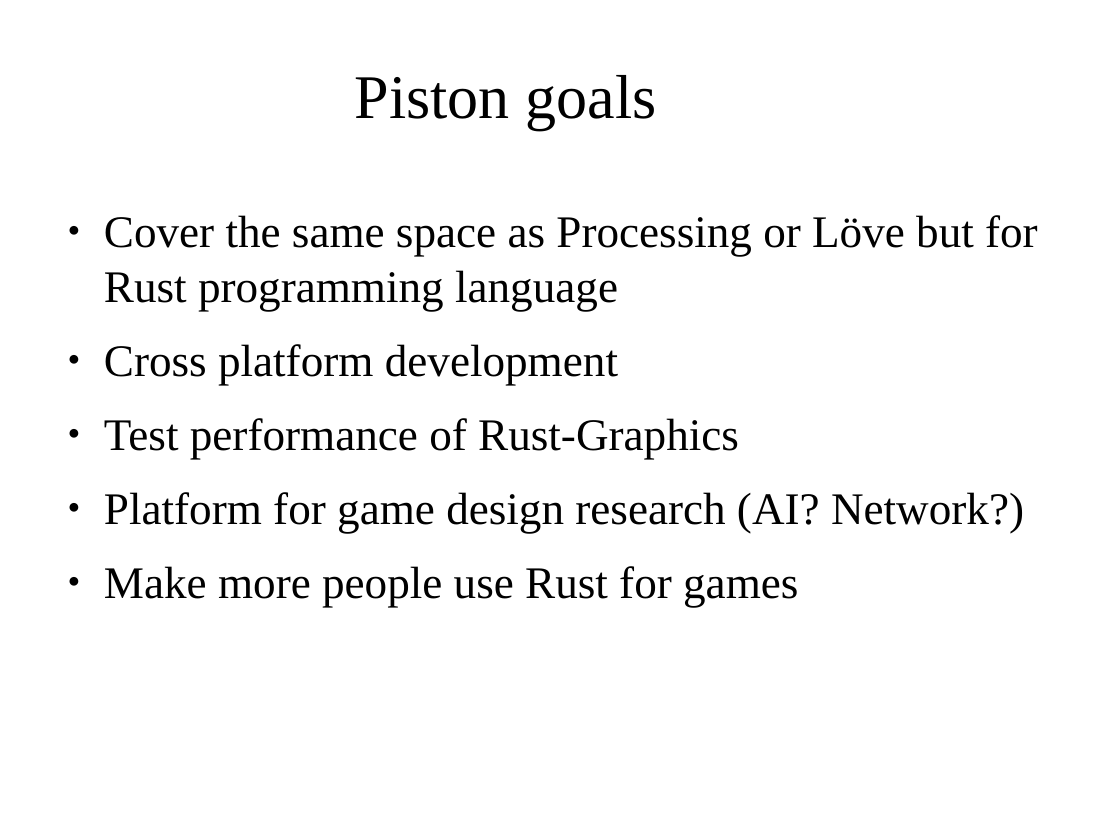
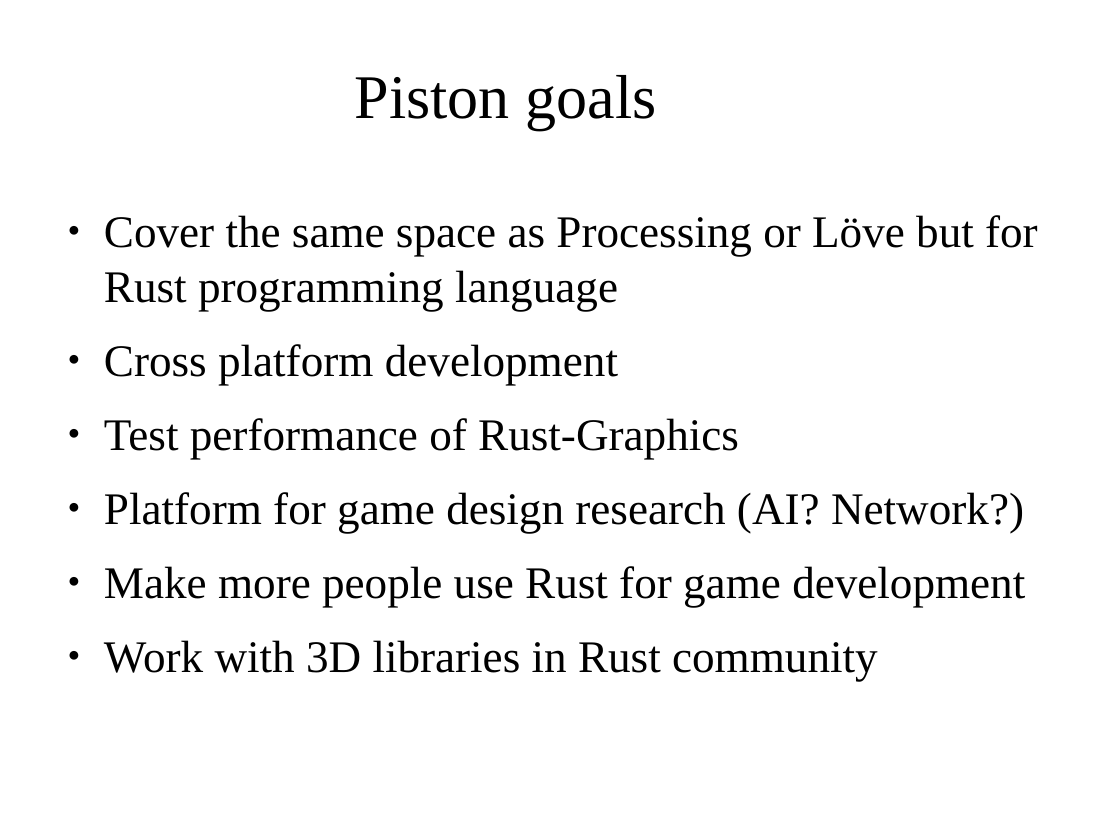
Before and after one commit to PistonDevelopers/piston, a slide deck: slide 8 of learning materials/impl Game for App.odp (slide 6 before the commit). Drawn at 1120x840 pixels with LibreOffice and Linux fonts; fonts in the diff are those of the drawing; background and template pictures are left out. Boxes give left, top, right and bottom in pixels: in the first picture for what was removed or moved away, otherwise in the second. Text is boxed around its words. In the diff, an @@ line names an element or a change of style, - is before the commit and + after.

```diff
--- a/learning materials/impl Game for App.odp
+++ b/learning materials/impl Game for App.odp
@@ text at bbox=[104, 566, 1025, 682]: text changed @@
-● Make more people use Rust for games
+● Make more people use Rust for game development
+● Work with 3D libraries in Rust community
```
Also in this commit, not shown: 3 other slides changed, 2 slides added.
